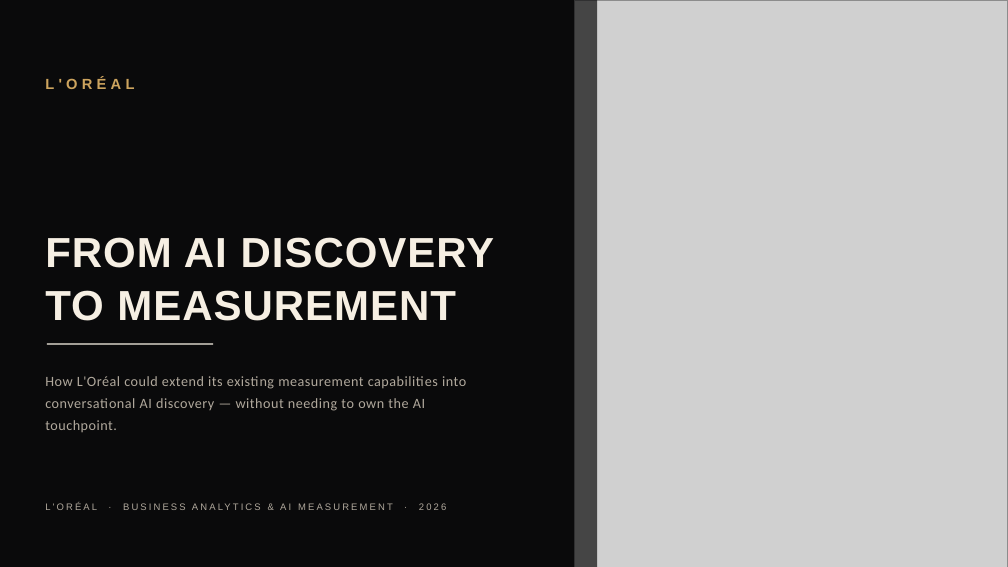
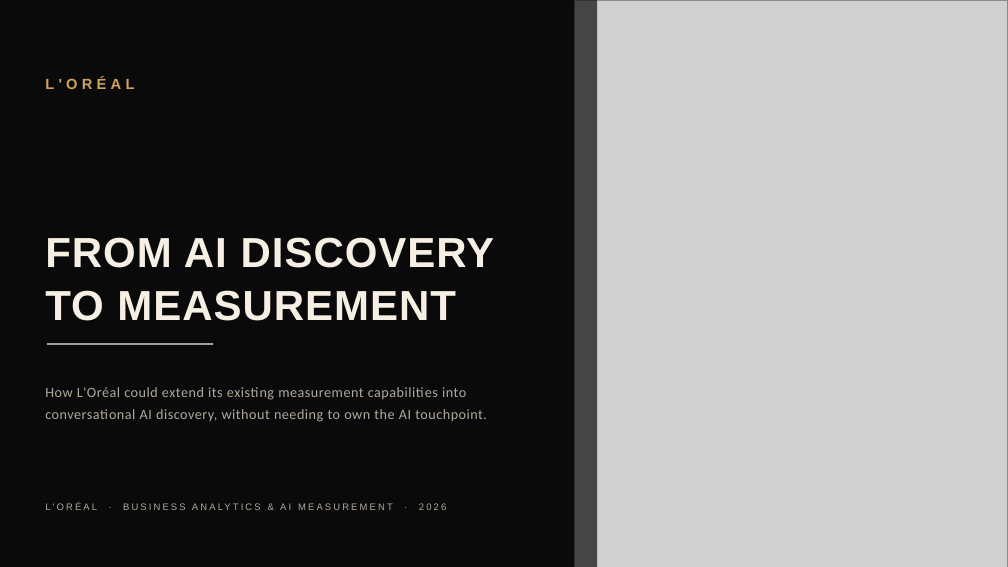
Before and after one commit to vigneshwari2408/loreal-ai-discovery-measurement, a slide deck: slide 1 of From-AI-Discovery-to-Measurement.pptx. Drawn at 1008x567 pixels with LibreOffice and Linux fonts; fonts in the diff are those of the drawing; grey boxes stand for pictures; background and template pictures are left out. Boxes give left, top, right and bottom in pixels: in the first picture for what was removed or moved away, otherwise in the second. Text is boxed around its words. In the diff, an @@ line names an element or a change of style, - is before the commit and + after.

```diff
--- a/From-AI-Discovery-to-Measurement.pptx
+++ b/From-AI-Discovery-to-Measurement.pptx
@@ text at (45,387,487,422): text changed @@
-How L'Oréal could extend its existing measurement capabilities into conversational AI discovery — without needing to own the AI touchpoint.
+How L'Oréal could extend its existing measurement capabilities into conversational AI discovery, without needing to own the AI touchpoint.
```
Also in this commit, not shown: 10 other slides changed, 6 other files.
